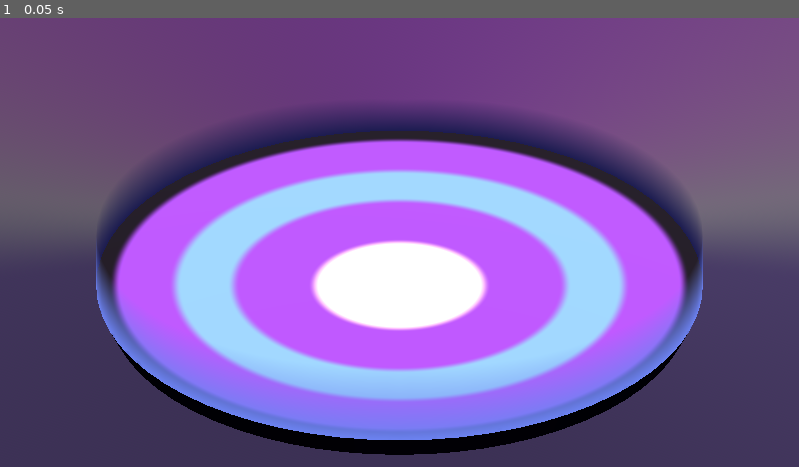
Above: before the commit, frame 1.
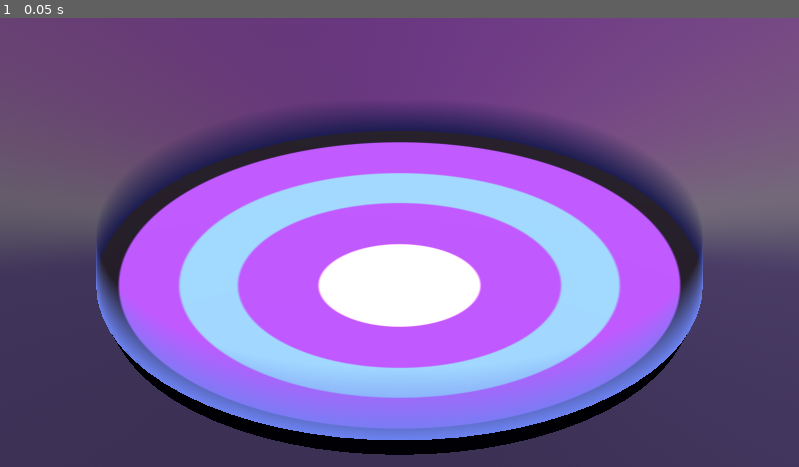
Above: after the commit, the same moment.

Repository: mwpenny/GGJ2024
Game: Godot game, scene res://scenes/test_scene.tscn
The game is run twice, just before and just after one commit, with the same random seed, the same clock (stepped at 60 frames per second) and the same inputs. This scene is started directly instead of the project's main scene.
Inputs:
- Up to frame 1 (0.05 s): no input

The runs differ from the first frame. In frame 1, 4.7% of the frame differs, in the area x 14-86%, y 26-92%.

Commit message:
Sharper bullseye ring boundaries

Diff:
--- a/scenes/test_scene.tscn
+++ b/scenes/test_scene.tscn
@@ -7,7 +7,7 @@
 [sub_resource type="ShaderMaterial" id="ShaderMaterial_7dk6a"]
 render_priority = 0
 shader = ExtResource("1_o7ruo")
-shader_parameter/fade_width = 1.0
+shader_parameter/fade_width = 0.3
 shader_parameter/inner_end = 6.505
 shader_parameter/mid_begin = 13.165
 shader_parameter/mid_width = 4.835
